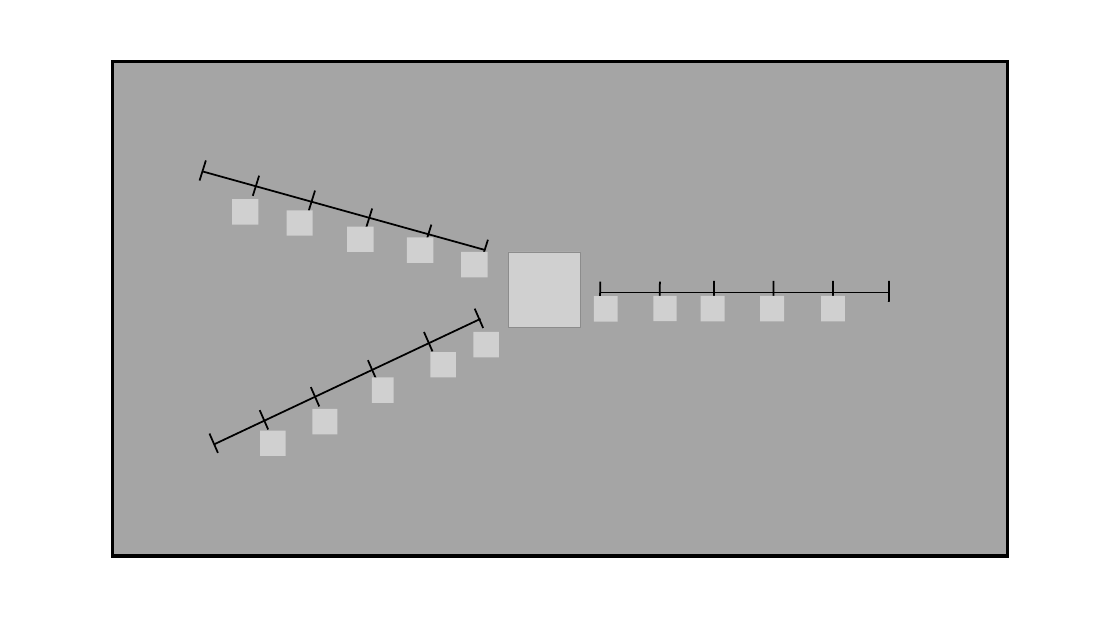
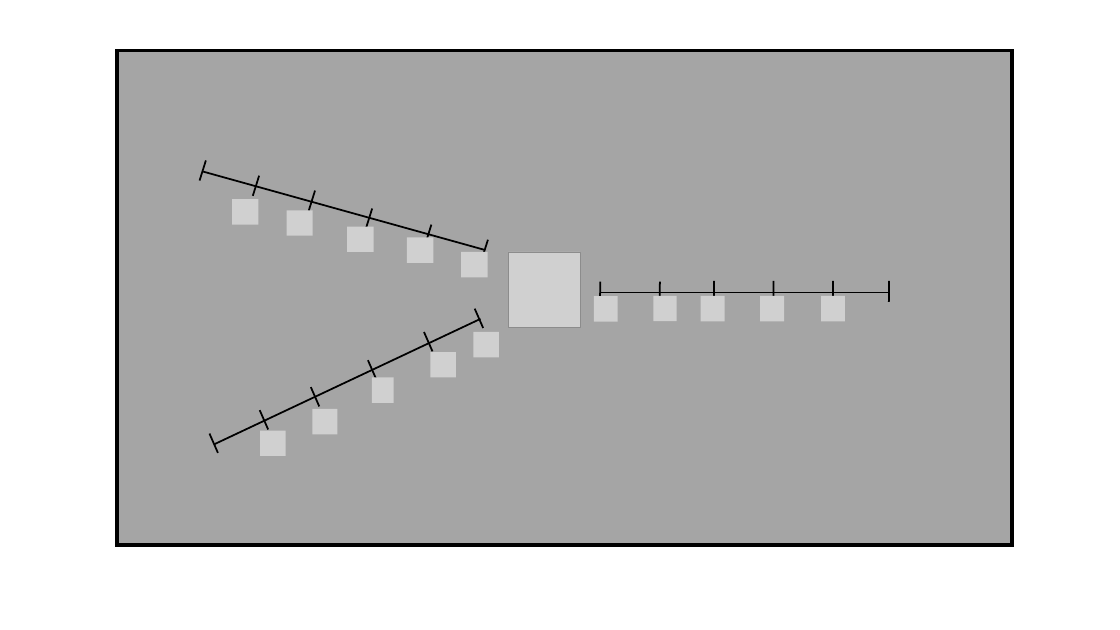
Before and after one commit to johny1614/magazyn, a slide deck: slide 1 of rysowanie/skrz1_1.pptx. Drawn at 1120x630 pixels with LibreOffice and Linux fonts; fonts in the diff are those of the drawing; grey boxes stand for pictures; background and template pictures are left out. Boxes give left, top, right and bottom in pixels: in the first picture for what was removed or moved away, otherwise in the second. Text is boxed around its words. In the diff, an @@ line names an element or a change of style, - is before the commit and + after.

```diff
--- a/rysowanie/skrz1_1.pptx
+++ b/rysowanie/skrz1_1.pptx
@@ rectangle: place and size @@
-rectangle at bbox=[113, 61, 1008, 556]
+rectangle at bbox=[117, 50, 1012, 545]
```
Also in this commit, not shown: 1 slide added, 14 other files.
